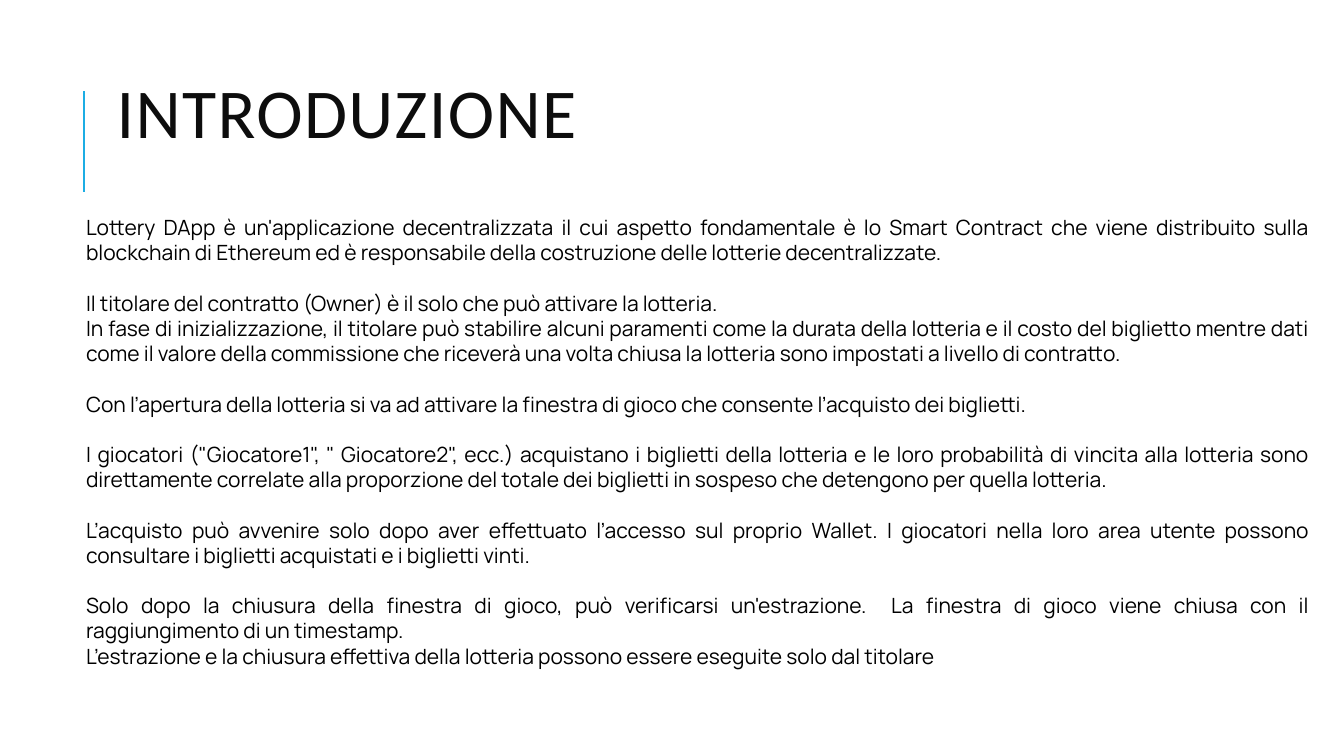
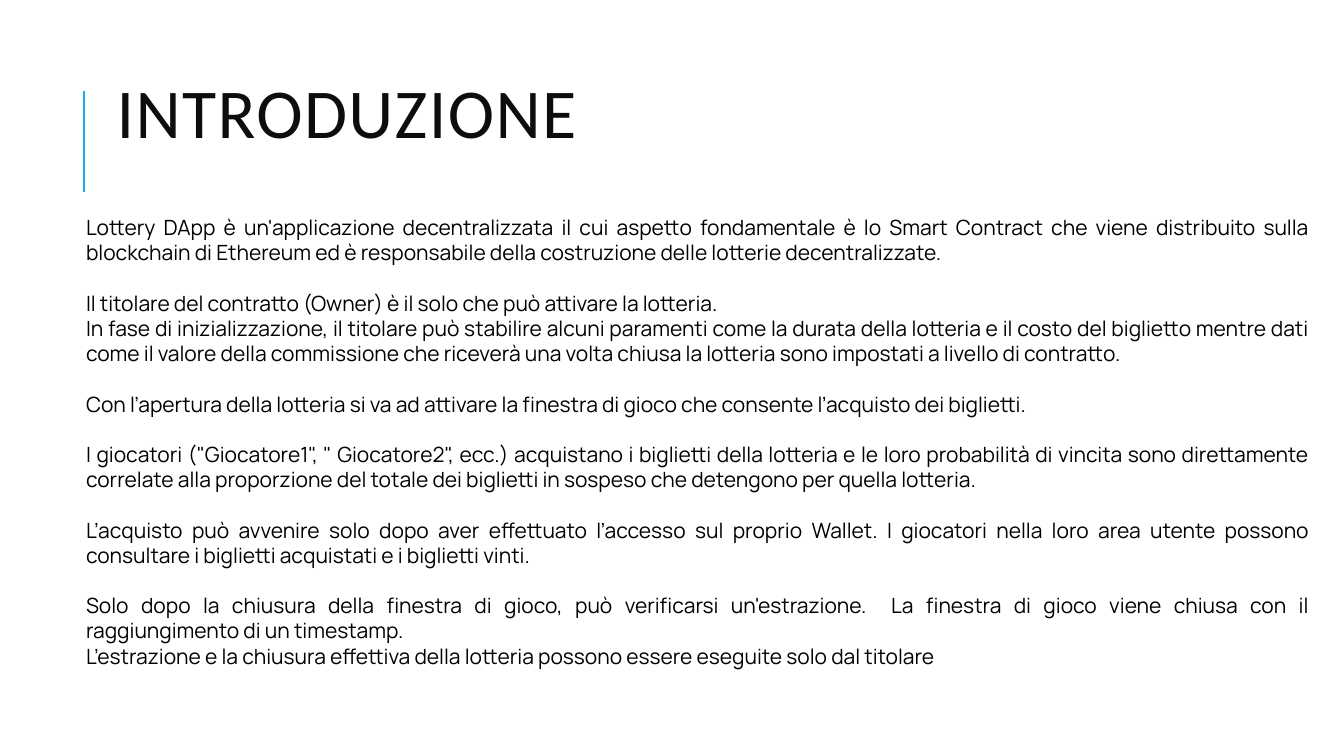
Before and after one commit to error-504941/SDD---LOTTERY-DAPP, a slide deck: slide 2 of Lottery dAPP.pptx. Drawn at 1344x756 pixels with LibreOffice and Linux fonts; fonts in the diff are those of the drawing. Boxes give left, top, right and bottom in pixels: in the first picture for what was removed or moved away, otherwise in the second. Text is boxed around its words. In the diff, an @@ line names an element or a change of style, - is before the commit and + after.

```diff
--- a/Lottery dAPP.pptx
+++ b/Lottery dAPP.pptx
@@ text at <box>86,444,1309,493</box>: text changed @@
-I giocatori ("Giocatore1", " Giocatore2", ecc.) acquistano i biglietti della lotteria e le loro probabilità di vincita alla lotteria sono direttamente correlate alla proporzione del totale dei biglietti in sospeso che detengono per quella lotteria.
+I giocatori ("Giocatore1", " Giocatore2", ecc.) acquistano i biglietti della lotteria e le loro probabilità di vincita sono direttamente correlate alla proporzione del totale dei biglietti in sospeso che detengono per quella lotteria.
```
Also in this commit, not shown: 4 other files.
